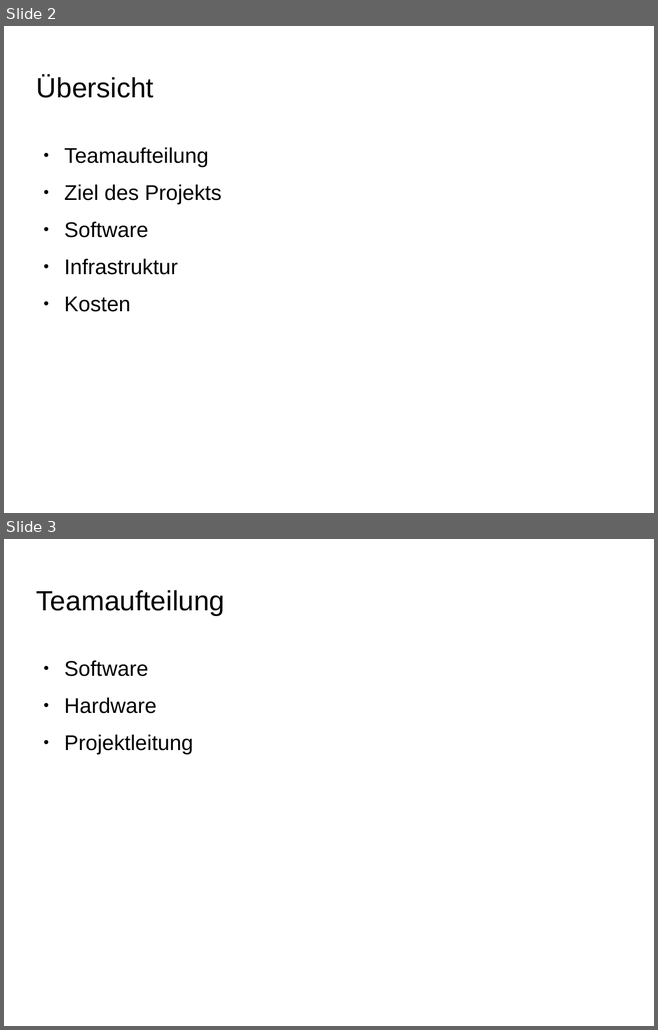
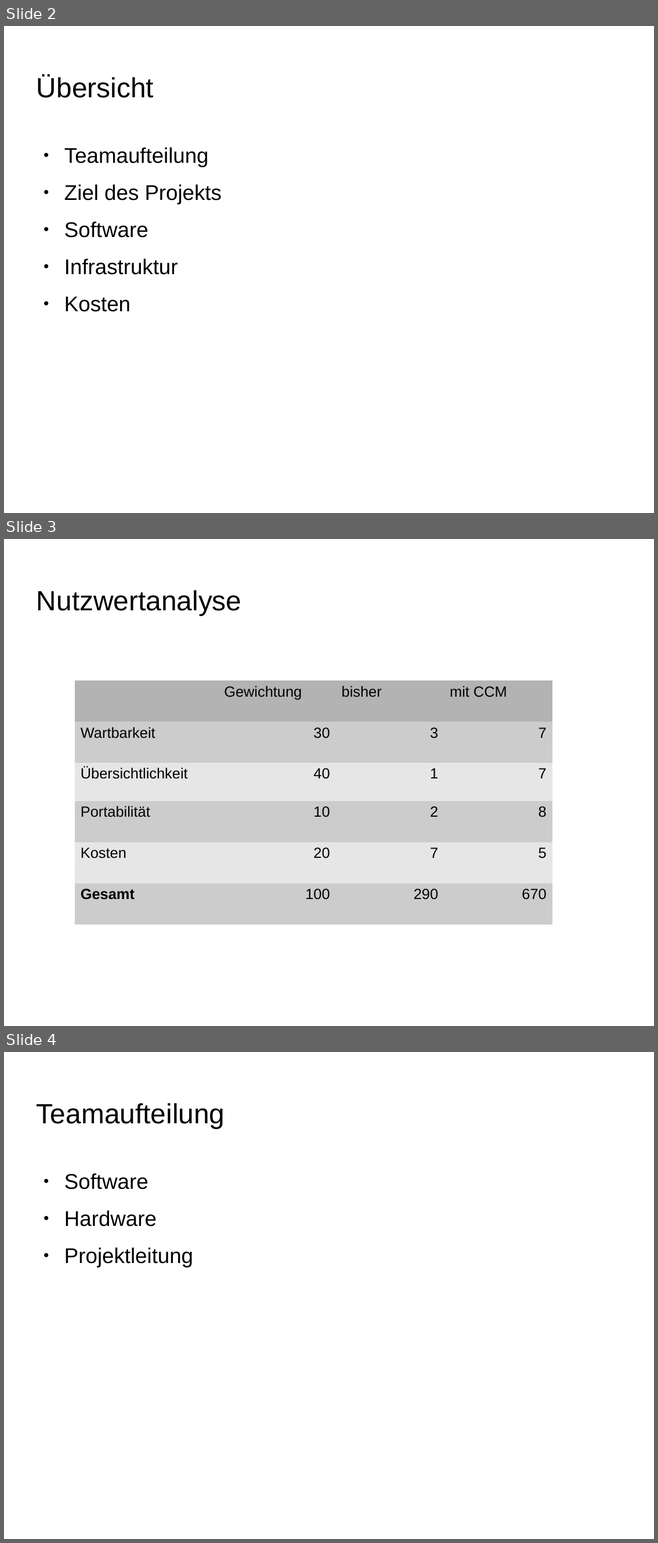
Before and after one commit to Projekt-IFA11D/components, a slide deck: organisation/presentation/finale_praesentation.odp. Shown one above the other, each under a label of ours: slides 2 and 3 before the commit, slides 2, 3 and 4 after it. The pictures are 658x1030 and 658x1543 pixels, drawn with LibreOffice and Linux fonts; fonts in the diff are those of the drawing; background and template pictures are left out. Boxes give left, top, right and bottom in pixels: in the first picture for what was removed or moved away, otherwise in the second. Text is boxed around its words. In the diff, an @@ line names an element or a change of style, - is before the commit and + after.

Commit message:
Präsentation erweitert

```diff
--- a/organisation/presentation/finale_praesentation.odp
+++ b/organisation/presentation/finale_praesentation.odp
@@ slide 3 added at [4,539,654,1026], background picture (left out) @@
@@ title added at [36,590,242,616], 33.9 pt, text #000000 @@
+Nutzwertanalyse
@@ table added at [75,681,553,925], 6 rows, 4 columns @@
+ | Gewichtung | bisher | mit CCM
+Wartbarkeit | 30 | 3 | 7
+Übersichtlichkeit | 40 | 1 | 7
+Portabilität | 10 | 2 | 8
+Kosten | 20 | 7 | 5
+Gesamt | 100 | 290 | 670
@@ what was slide 3 is now slide 4 @@
```
